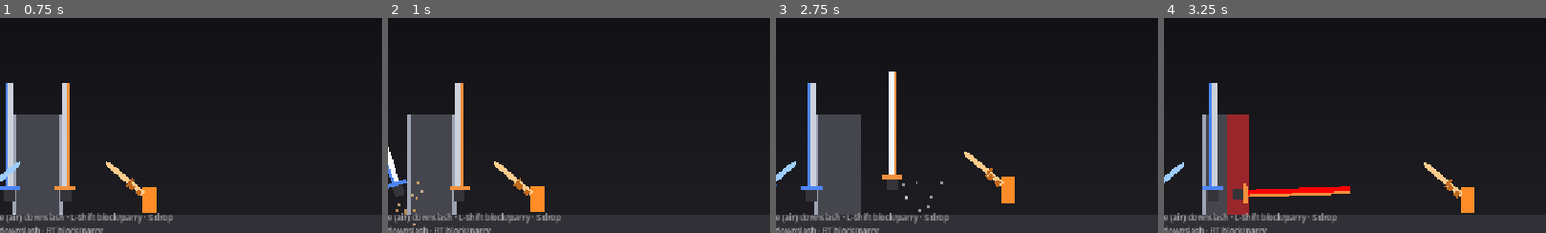
Above: before the commit, frames 1-4 (left to right).
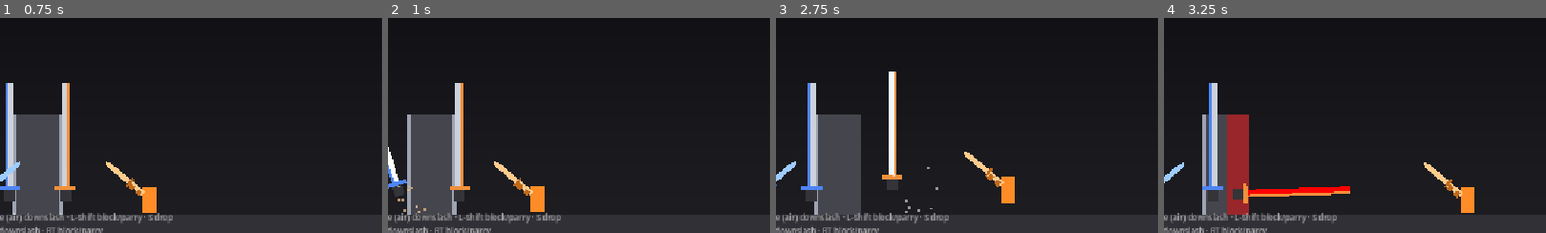
Above: after the commit, the same moments.

Repository: KayFisch/coop-sekiro-like
Game: Godot game, scene res://levels/threshold/threshold.tscn
Same seed, same stepped clock (60 frames per second), same inputs: the game is played once before the commit and once after it. This scene is started directly instead of the project's main scene. Sound files missing from this copy of the repository are replaced by a short silence.
Inputs (mouse positions are % of the whole screen's width and height, from its top left):
- Up to frame 1 (0.75 s): tap Enter at 0.5 s; move the mouse to (72, 45) at 0.52 s; hold Right from 0.53 s (still down); tap M at 0.6 s; click (72, 45) at 0.67 s
- Up to frame 2 (1 s): keep holding Right; tap Space at 0.77 s
- Up to frame 3 (2.75 s): release Right at 1.25 s; drag from (30, 55) to (39, 81) at 1.27 s; move the mouse to (60, 28) at 2.02 s; hold Right from 2.03 s (still down); tap T at 2.1 s; click (60, 28) at 2.17 s
- Up to frame 4 (3.25 s): release Right at 2.75 s; drag from (45, 70) to (20, 35) at 2.77 s
The pictures show only the part of the screen within x 42-92%, y 47-97%; the shares and areas given below are measured in that part.

Frame 1 is identical in both runs. In frame 2, 0.2% of the frame differs, in the area x 2-10%, y 76-97%; in frame 3, 0.1%; in frame 4, nothing differs.

Commit message:
feat(core): Fx: sparks, camera shake, squash and stretch for anyone
The same spark burst lived in the player and in Bifrons, the same three
lines of camera shake in six places of the player and in BaseBoss. Now
they're static calls (Fx.sparks(), Fx.shake(), Fx.squash()) any node can
use; the runner's and the ring's sparks stay their own (local, on the
mirrored screen's layers).

Co-Authored-By: Claude Opus 5.5 <noreply@anthropic.com>

Diff:
--- a/actors/bosses/base_boss.gd
+++ b/actors/bosses/base_boss.gd
@@ -486,9 +486,7 @@
 
 
 func shake(strength: float):
-	var cam = get_viewport().get_camera_2d()
-	if cam and cam.has_method("shake"):
-		cam.shake(strength)
+	Fx.shake(self, strength)
 
 
 func _update_marker():
--- a/actors/bosses/columna_bifrons/bifrons_swords.gd
+++ b/actors/bosses/columna_bifrons/bifrons_swords.gd
@@ -425,13 +425,4 @@
 
 
 func spawn_sparks(point: Vector2, count: int, color: Color):
-	for i in count:
-		var spark = _rect(Vector2(4, 4), color.lerp(Color.WHITE, randf() * 0.6))
-		spark.top_level = true
-		add_child(spark)
-		spark.global_position = point
-		var fly = Vector2.from_angle(randf() * TAU) * randf_range(30.0, 110.0)
-		var tween = spark.create_tween().set_parallel()
-		tween.tween_property(spark, "global_position", point + fly, 0.3).set_ease(Tween.EASE_OUT)
-		tween.tween_property(spark, "modulate:a", 0.0, 0.3)
-		tween.chain().tween_callback(spark.queue_free)
+	Fx.sparks(self, point, count, color)
--- a/actors/player/player.gd
+++ b/actors/player/player.gd
@@ -141,6 +141,7 @@
 const LAUNCH_HEIGHT = 340.0  # 2.5x a jump
 const LAUNCH_CARRY = 0.15  # fraction of the dash's sideways speed kept (~150 px/s)
 const LAUNCH_STRETCH = Vector2(0.7, 1.4)
+const LAUNCH_STRETCH_TIME = 0.3
 # FAST FALL: holding down in the air, once falling, pulls you down harder and faster.
 const FAST_FALL_GRAVITY = 2.2  # times the usual falling gravity
 const FAST_FALL_MAX_SPEED = 1900.0
@@ -1113,13 +1114,7 @@
 	velocity = Vector2(_dash_dir * DASH_SPEED, 0.0)
 	_passing = _pass_timer > 0.0 and _boss_ahead()  # right after a parry: through him
 	_pass_timer = 0.0
-	# Squash-and-stretch: snap wide and short, then spring back.
-	if _stretch_tween:
-		_stretch_tween.kill()
-	body.scale = DASH_STRETCH
-	_stretch_tween = create_tween()
-	_stretch_tween.tween_property(body, "scale", Vector2.ONE, DASH_STRETCH_TIME) \
-		.set_trans(Tween.TRANS_BACK).set_ease(Tween.EASE_OUT)
+	_squash(DASH_STRETCH, DASH_STRETCH_TIME)  # snap wide and short, then spring back
 	if slash_lead:
 		var already_hit = _attack_landed
 		_attack_timer = 0.0
@@ -1213,12 +1208,7 @@
 		_passing = true  # through him (DASH-SLASH THROUGH)
 	swing_serial += 1
 	_trail_timer = 0.0
-	if _stretch_tween:
-		_stretch_tween.kill()
-	body.scale = DASH_STRETCH
-	_stretch_tween = create_tween()
-	_stretch_tween.tween_property(body, "scale", Vector2.ONE, DASH_STRETCH_TIME) \
-		.set_trans(Tween.TRANS_BACK).set_ease(Tween.EASE_OUT)
+	_squash(DASH_STRETCH, DASH_STRETCH_TIME)
 	if _rhythm_dash:
 		Sfx.play("slash", -10.0)  # quiet: beat 2 is the parry's
 	else:
@@ -1236,7 +1226,7 @@
 		_dash_slash = false
 		_swing_from_angle = _sword_angle()
 		_recoil_timer = PARRIED_RECOIL
-		_spawn_sparks(sword_pivot.global_position, 5, Color(0.6, 0.6, 0.6))
+		Fx.sparks(self, sword_pivot.global_position, 5, Color(0.6, 0.6, 0.6))
 		Sfx.play("chip")
 		return
 	relay_beat = roundi(Beat.beats_at(t))
@@ -1402,7 +1392,7 @@
 	if Moves.on("pogo_refresh_dash"):
 		_dash_ready = true
 		_dash_cooldown = 0.0
-	_spawn_sparks(global_position + Vector2(0.0, body.size.y / 2.0 + 6.0), 6, _sword_color.lightened(0.5))
+	Fx.sparks(self, global_position + Vector2(0.0, body.size.y / 2.0 + 6.0), 6, _sword_color.lightened(0.5))
 	Sfx.play("parry", -8.0)
 
 
@@ -1412,11 +1402,9 @@
 	_bounce()
 	partner.on_launch_clash()
 	var point = (global_position + partner.global_position) / 2.0
-	_spawn_sparks(point, 14, body_color.lerp(partner.body_color, 0.5).lightened(0.5))
+	Fx.sparks(self, point, 14, body_color.lerp(partner.body_color, 0.5).lightened(0.5))
 	Sfx.play("parry_strong")
-	var cam = get_viewport().get_camera_2d()
-	if cam and cam.has_method("shake"):
-		cam.shake(4.0)
+	Fx.shake(self, 4.0)
 	pogo_clashed.emit(self)
 
 
@@ -1517,11 +1505,9 @@
 		p._sword_flash = SWORD_FLASH_TIME
 		if Moves.on("wall_rhythm") and p.wall_jump_strong:
 			p._resync()
-	_spawn_sparks(point, 14, body_color.lerp(other.body_color, 0.5).lightened(0.5))
+	Fx.sparks(self, point, 14, body_color.lerp(other.body_color, 0.5).lightened(0.5))
 	Sfx.play("parry_strong")
-	var cam = get_viewport().get_camera_2d()
-	if cam and cam.has_method("shake"):
-		cam.shake(4.0)
+	Fx.shake(self, 4.0)
 
 
 # The blades locked on 2: both held until the anchor's strike on 3 throws the dasher (see
@@ -1535,11 +1521,9 @@
 	anchor.parry_press_time = -100.0  # one press parries one dash-slash
 	_sword_flash = SWORD_FLASH_TIME
 	anchor._sword_flash = SWORD_FLASH_TIME
-	_spawn_sparks((global_position + anchor.global_position) / 2.0, 12, Color(1.0, 0.85, 0.4))
+	Fx.sparks(self, (global_position + anchor.global_position) / 2.0, 12, Color(1.0, 0.85, 0.4))
 	Sfx.play("parry_strong")
-	var cam = get_viewport().get_camera_2d()
-	if cam and cam.has_method("shake"):
-		cam.shake(4.0)
+	Fx.shake(self, 4.0)
 	relayed.emit(self)
 
 
@@ -1556,7 +1540,7 @@
 	if back == 0.0:
 		back = -_dash_dir
 	apply_knockback(Vector2(back * RELAY_FAIL_BOUNCE.x, RELAY_FAIL_BOUNCE.y))
-	_spawn_sparks((global_position + anchor.global_position) / 2.0, 5, Color(0.6, 0.6, 0.6))
+	Fx.sparks(self, (global_position + anchor.global_position) / 2.0, 5, Color(0.6, 0.6, 0.6))
 	Sfx.play("chip")
 
 
@@ -1614,7 +1598,7 @@
 	if anchor and is_instance_valid(anchor) and anchor._hold_kind == Hold.RELAY_ANCHOR:
 		anchor._hold_kind = Hold.NONE
 		anchor._hold_partner = null
-	_spawn_sparks(global_position, 5, Color(0.6, 0.6, 0.6))
+	Fx.sparks(self, global_position, 5, Color(0.6, 0.6, 0.6))
 	Sfx.play("chip")
 
 
@@ -1702,20 +1686,13 @@
 	_jump_buffer = 0.0
 	refresh_air_moves()
 	_sword_flash = SWORD_FLASH_TIME
-	if _stretch_tween:
-		_stretch_tween.kill()
-	body.scale = LAUNCH_STRETCH
-	_stretch_tween = create_tween()
-	_stretch_tween.tween_property(body, "scale", Vector2.ONE, 0.3) \
-		.set_trans(Tween.TRANS_BACK).set_ease(Tween.EASE_OUT)
+	_squash(LAUNCH_STRETCH, LAUNCH_STRETCH_TIME)
 	partner.on_launch_clash()
 	var point = (global_position + partner.global_position) / 2.0
-	_spawn_sparks(point, 16, body_color.lerp(partner.body_color, 0.5).lightened(0.5))
+	Fx.sparks(self, point, 16, body_color.lerp(partner.body_color, 0.5).lightened(0.5))
 	Sfx.play("parry_strong")
 	Sfx.play("launch", -3.0)
-	var cam = get_viewport().get_camera_2d()
-	if cam and cam.has_method("shake"):
-		cam.shake(6.0)
+	Fx.shake(self, 6.0)
 	launched.emit(self)
 
 
@@ -1846,9 +1823,7 @@
 	_sword_flash = SWORD_FLASH_TIME
 	_parry_flick = PARRY_FLICK_TIME
 	Sfx.play("parry_strong" if strong else "parry")
-	var cam = get_viewport().get_camera_2d()
-	if cam and cam.has_method("shake"):
-		cam.shake(7.0 if strong else 4.0)
+	Fx.shake(self, 7.0 if strong else 4.0)
 	if Moves.on("parry_pass"):
 		_pass_timer = PASS_WINDOW
 		if _dash_timer > 0.0 and not _dash_slash and _boss_ahead():
@@ -2227,20 +2202,11 @@
 		tween.tween_callback(node.queue_free)
 
 
-func _spawn_sparks(point: Vector2, count: int, color: Color):
-	for i in count:
-		var spark = ColorRect.new()
-		spark.top_level = true
-		spark.mouse_filter = Control.MOUSE_FILTER_IGNORE
-		spark.size = Vector2(4, 4)
-		spark.color = color.lerp(Color.WHITE, randf() * 0.6)
-		add_child(spark)
-		spark.global_position = point
-		var fly = Vector2.from_angle(randf() * TAU) * randf_range(30.0, 110.0)
-		var tween = spark.create_tween().set_parallel()
-		tween.tween_property(spark, "global_position", point + fly, 0.3).set_ease(Tween.EASE_OUT)
-		tween.tween_property(spark, "modulate:a", 0.0, 0.3)
-		tween.chain().tween_callback(spark.queue_free)
+# The body squashed or stretched to `shape`, springing back over `time` (a dash, a launch).
+func _squash(shape: Vector2, time: float):
+	if _stretch_tween:
+		_stretch_tween.kill()
+	_stretch_tween = Fx.squash(body, shape, time)
 
 
 # The blade a little broader, with a point at its end and a crossguard just past the hands (see
--- /dev/null
+++ b/core/fx.gd
@@ -0,0 +1,38 @@
+class_name Fx
+## Small effects any node can call, for players, bosses and obstacles alike: sparks flying off a
+## point, a shake of the camera, a squash and stretch. Each adds what it draws under the node it's
+## given (and frees it when done), and needs nothing else.
+
+
+# A burst of `count` little squares flying out of `point` (global) and fading, in shades of `color`
+# toward white: blades clashing, a parry, a pogo.
+static func sparks(owner: Node, point: Vector2, count: int, color: Color):
+	for i in count:
+		var spark = ColorRect.new()
+		spark.top_level = true
+		spark.mouse_filter = Control.MOUSE_FILTER_IGNORE
+		spark.size = Vector2(4, 4)
+		spark.color = color.lerp(Color.WHITE, randf() * 0.6)
+		owner.add_child(spark)
+		spark.global_position = point
+		var fly = Vector2.from_angle(randf() * TAU) * randf_range(30.0, 110.0)
+		var tween = spark.create_tween().set_parallel()
+		tween.tween_property(spark, "global_position", point + fly, 0.3).set_ease(Tween.EASE_OUT)
+		tween.tween_property(spark, "modulate:a", 0.0, 0.3)
+		tween.chain().tween_callback(spark.queue_free)
+
+
+# Shakes the camera that `node` is seen through, if it's one that shakes (core/camera_shake.gd).
+static func shake(node: Node, strength: float):
+	var cam = node.get_viewport().get_camera_2d()
+	if cam and cam.has_method("shake"):
+		cam.shake(strength)
+
+
+# `item` squashed or stretched to `shape` at once, springing back to its own over `time`. Returns
+# the tween, so the next one can stop it.
+static func squash(item: CanvasItem, shape: Vector2, time: float) -> Tween:
+	item.scale = shape
+	var tween = item.create_tween()
+	tween.tween_property(item, "scale", Vector2.ONE, time).set_trans(Tween.TRANS_BACK).set_ease(Tween.EASE_OUT)
+	return tween
Not shown, added: core/fx.gd.uid
